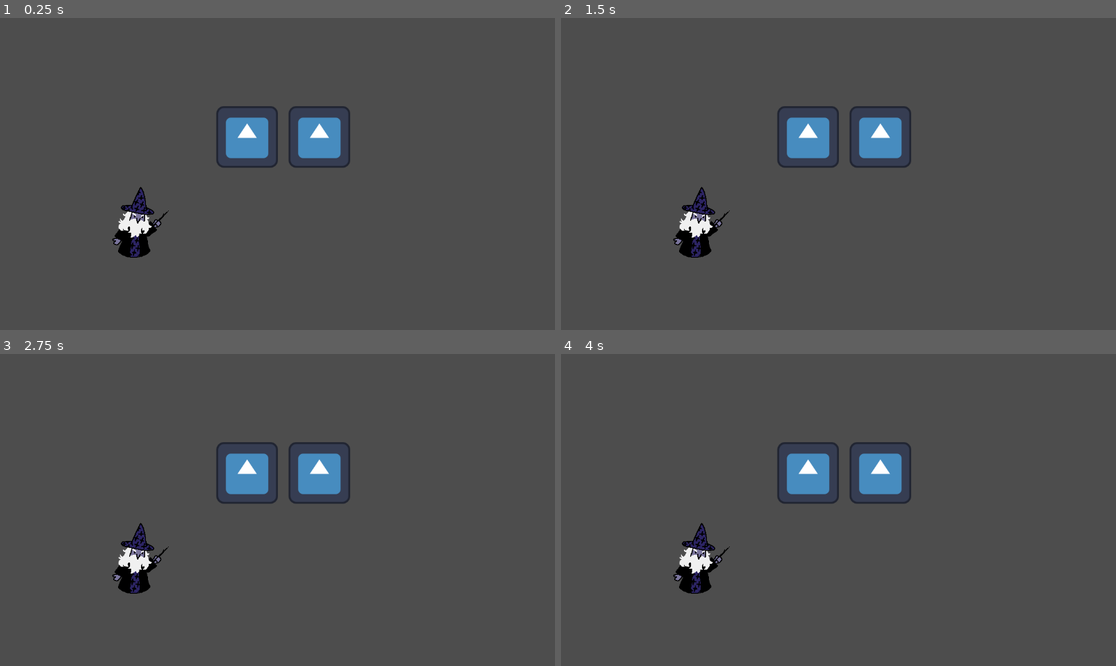
Above: before the commit, frames 1-4 (two rows, left to right).
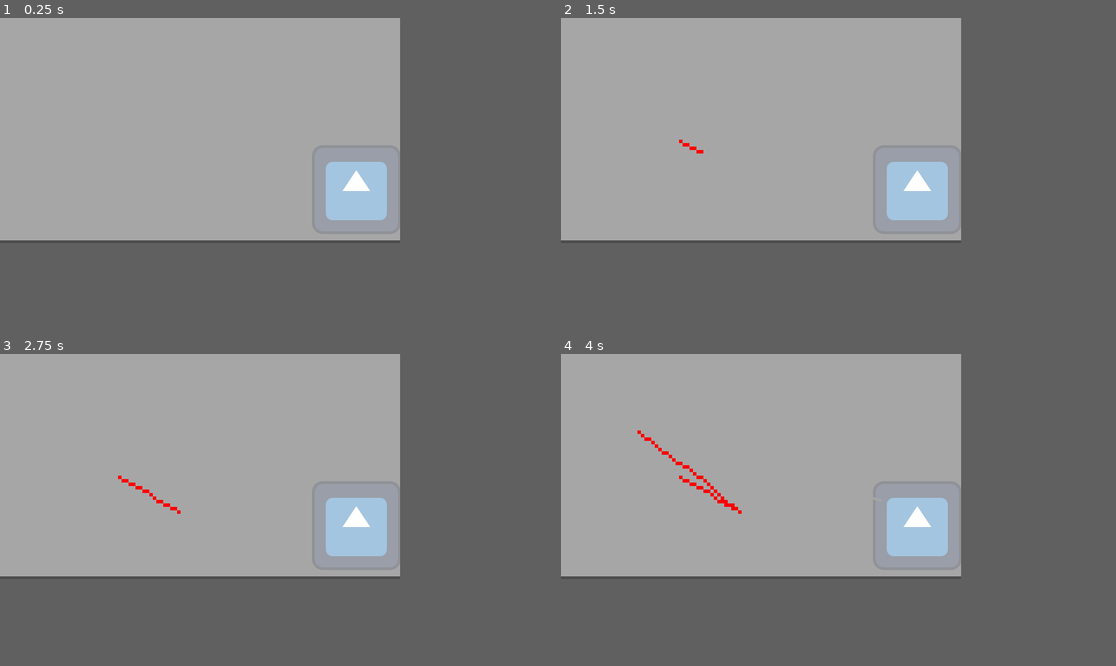
Above: after the commit, the same moments.

Repository: ninacalmon/ordem-e-registro
Game: Godot game, scene res://Scenes/game.tscn
Two runs of this game, one before a commit and one after it. Both use one fixed random seed, a clock stepped at 60 frames per second and the inputs below. The engine's default icon, where the game draws it, is replaced by a stand-in: a white triangle on a blue panel in a dark square.
Inputs (mouse positions are in pixels of both pictures, inside the frame that each line leads up to):
- Up to frame 1 (0.25 s): no input
- Up to frame 2 (1.5 s): tap Enter at 0.5 s; move the mouse to (960, 158) at 0.52 s; click (960, 158) at 0.67 s; tap Space at 1.25 s; drag from (727, 189) to (810, 236) at 1.27 s
- Up to frame 3 (2.75 s): tap Enter at 2 s; move the mouse to (333, 441) at 2.02 s; click (333, 441) at 2.17 s
- Up to frame 4 (4 s): tap Space at 2.75 s; drag from (810, 572) to (672, 463) at 2.77 s; tap Enter at 3.5 s; move the mouse to (1005, 556) at 3.52 s; click (1005, 556) at 3.67 s
In our replay, the window is 799x449 before the commit and 576x324 after it. These sizes can differ from the game's own. Grey fills any space a smaller window leaves; there, only what the larger window draws over its background counts as a difference.

The runs differ from the first frame. In frame 1, 52% of the frame differs, in the area x 0-73%, y 0-77%; in frame 2, 52%; in frame 3, 52%; in frame 4, 52%.

Commit message:
Implemented drawing module with coordinate positions and Bresenham Algorithm (thank you sir!) to prevent faulty lines.

Diff:
--- a/Scenes/game.tscn
+++ b/Scenes/game.tscn
@@ -1,19 +1,12 @@
-[gd_scene load_steps=8 format=3 uid="uid://cddgqssqfg2ty"]
+[gd_scene load_steps=6 format=3 uid="uid://cddgqssqfg2ty"]
 
 [ext_resource type="Shader" uid="uid://dyiebk611nsr6" path="res://Shaders/cut_shader.gdshader" id="1_qxrlw"]
 [ext_resource type="Texture2D" uid="uid://b5polu3kst1s3" path="res://Sprites/icon.svg" id="2_wrm1d"]
 [ext_resource type="Script" uid="uid://dwe5h84neq1i5" path="res://Scripts/cut_module.gd" id="3_wrm1d"]
-[ext_resource type="Texture2D" uid="uid://baeymqi3ucv2g" path="res://Sprites/TheMage.png" id="4_3dryh"]
+[ext_resource type="PackedScene" uid="uid://chbraq4tb1kgp" path="res://Scenes/signature_space.tscn" id="4_3dryh"]
 
 [sub_resource type="ShaderMaterial" id="ShaderMaterial_3dryh"]
 resource_local_to_scene = true
-shader = ExtResource("1_qxrlw")
-
-[sub_resource type="ShaderMaterial" id="ShaderMaterial_wrm1d"]
-resource_local_to_scene = true
-shader = ExtResource("1_qxrlw")
-
-[sub_resource type="ShaderMaterial" id="ShaderMaterial_wowpa"]
 shader = ExtResource("1_qxrlw")
 
 [node name="Game" type="Node2D"]
@@ -26,18 +19,4 @@
 [node name="CutModule" type="Node2D" parent="Icon"]
 script = ExtResource("3_wrm1d")
 
-[node name="Icon2" type="Sprite2D" parent="."]
-material = SubResource("ShaderMaterial_wrm1d")
-position = Vector2(663, 247)
-texture = ExtResource("2_wrm1d")
-
-[node name="CutModule" type="Node2D" parent="Icon2"]
-script = ExtResource("3_wrm1d")
-
-[node name="TheMage" type="Sprite2D" parent="."]
-material = SubResource("ShaderMaterial_wowpa")
-position = Vector2(286, 426)
-texture = ExtResource("4_3dryh")
-
-[node name="CutModule" type="Node2D" parent="TheMage"]
-script = ExtResource("3_wrm1d")
+[node name="SignatureSpace" parent="." instance=ExtResource("4_3dryh")]
--- /dev/null
+++ b/Scenes/signature_space.tscn
@@ -0,0 +1,12 @@
+[gd_scene load_steps=2 format=3 uid="uid://chbraq4tb1kgp"]
+
+[ext_resource type="Script" uid="uid://vc1qjnckb86" path="res://Scripts/draw_module.gd" id="1_axkmt"]
+
+[node name="SignatureSpace" type="Node2D"]
+
+[node name="Sprite2D" type="Sprite2D" parent="."]
+centered = false
+
+[node name="DrawModule" type="Node" parent="." node_paths=PackedStringArray("sprite")]
+script = ExtResource("1_axkmt")
+sprite = NodePath("../Sprite2D")
--- /dev/null
+++ b/Scripts/draw_module.gd
@@ -0,0 +1,88 @@
+extends Node
+
+@export var image_width: int = 128
+@export var image_height: int = 64
+@export var draw_color: Color = Color(1, 0, 0, 1)
+@export var sprite: Sprite2D
+
+var image: Image
+var new_texture: ImageTexture
+var drawing := false
+var last_pixel: Vector2i
+
+
+
+func _ready():
+	sprite.centered = false
+	image = Image.create_empty(image_width, image_height, false, Image.FORMAT_RGBA8)
+	image.fill(Color(1, 1, 1, 0.5))
+
+	new_texture = ImageTexture.create_from_image(image)
+	sprite.texture = new_texture
+
+	sprite.scale = Vector2(5, 5)
+
+
+func _input(event):
+	if event is InputEventMouseButton:
+		if event.button_index == MOUSE_BUTTON_LEFT:
+			drawing = event.pressed
+
+			if drawing:
+				last_pixel = get_pixel_from_mouse()
+
+	if event is InputEventMouseMotion and drawing:
+		var current_pixel = get_pixel_from_mouse()
+		draw_line_pixels(last_pixel, current_pixel)
+		last_pixel = current_pixel
+
+func get_pixel_from_mouse() -> Vector2i:
+	var mouse_global = get_viewport().get_mouse_position()
+	var local_pos = sprite.to_local(mouse_global)
+
+	var x = int(local_pos.x)
+	var y = int(local_pos.y)
+
+	return Vector2i(x, y)
+
+func draw_line_pixels(start: Vector2i, end: Vector2i):
+	#Thank you mister Bresenham!!!
+	var current_x = start.x
+	var current_y = start.y
+	var target_x = end.x
+	var target_y = end.y
+
+	var delta_x = abs(target_x - current_x)
+	var delta_y = abs(target_y - current_y)
+
+	var step_x = -1 if current_x > target_x else 1
+	var step_y = -1 if current_y > target_y else 1
+
+	var error_value = delta_x - delta_y
+
+	while true:
+		draw_pixel(current_x, current_y)
+
+		if current_x == target_x and current_y == target_y:
+			break
+
+		var doubled_error = 2 * error_value
+
+		if doubled_error > -delta_y:
+			error_value -= delta_y
+			current_x += step_x
+
+		if doubled_error < delta_x:
+			error_value += delta_x
+			current_y += step_y
+
+	new_texture.update(image)
+
+func draw_pixel(x: int, y: int):
+	if x >= 0 and x < image_width and y >= 0 and y < image_height:
+		image.set_pixel(x, y, draw_color)
+
+func get_pixel_alpha(x: int, y: int) -> float:
+	if x >= 0 and x < image_width and y >= 0 and y < image_height:
+		return image.get_pixel(x, y).a
+	return -1.0
--- a/project.godot
+++ b/project.godot
@@ -15,7 +15,13 @@
 config/features=PackedStringArray("4.5", "GL Compatibility")
 config/icon="res://Sprites/icon.svg"
 
+[display]
+
+window/size/viewport_width=576
+window/size/viewport_height=324
+
 [rendering]
 
+textures/canvas_textures/default_texture_filter=0
 renderer/rendering_method="gl_compatibility"
 renderer/rendering_method.mobile="gl_compatibility"
Not shown, added: Scripts/draw_module.gd.uid
